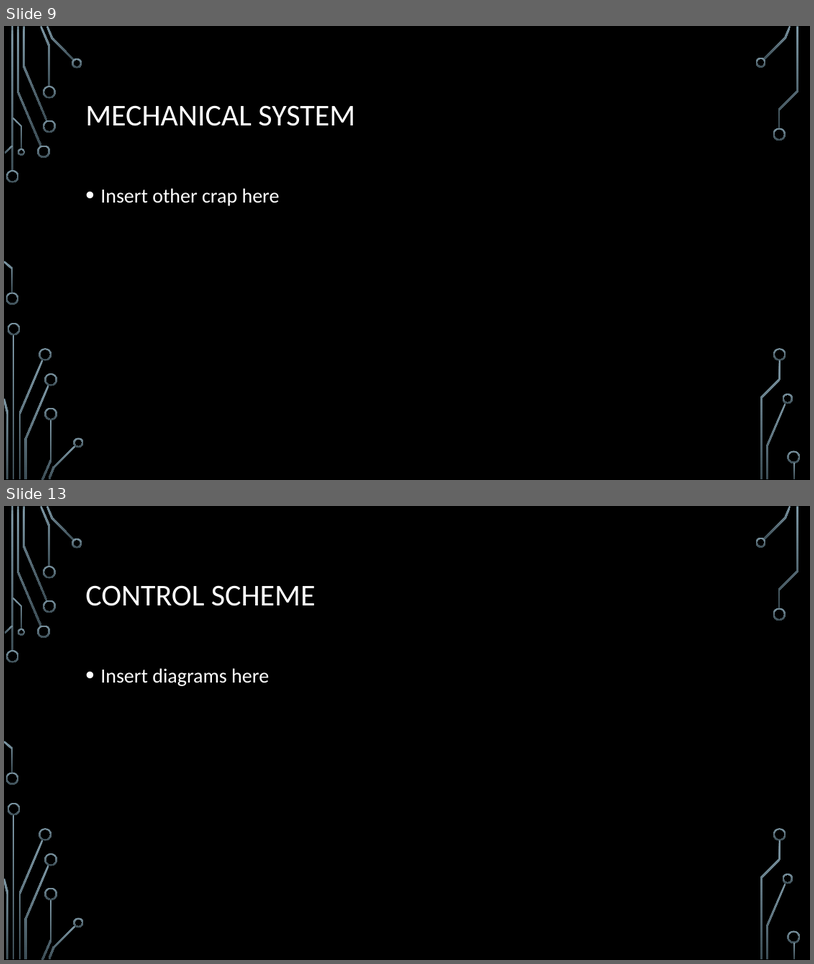
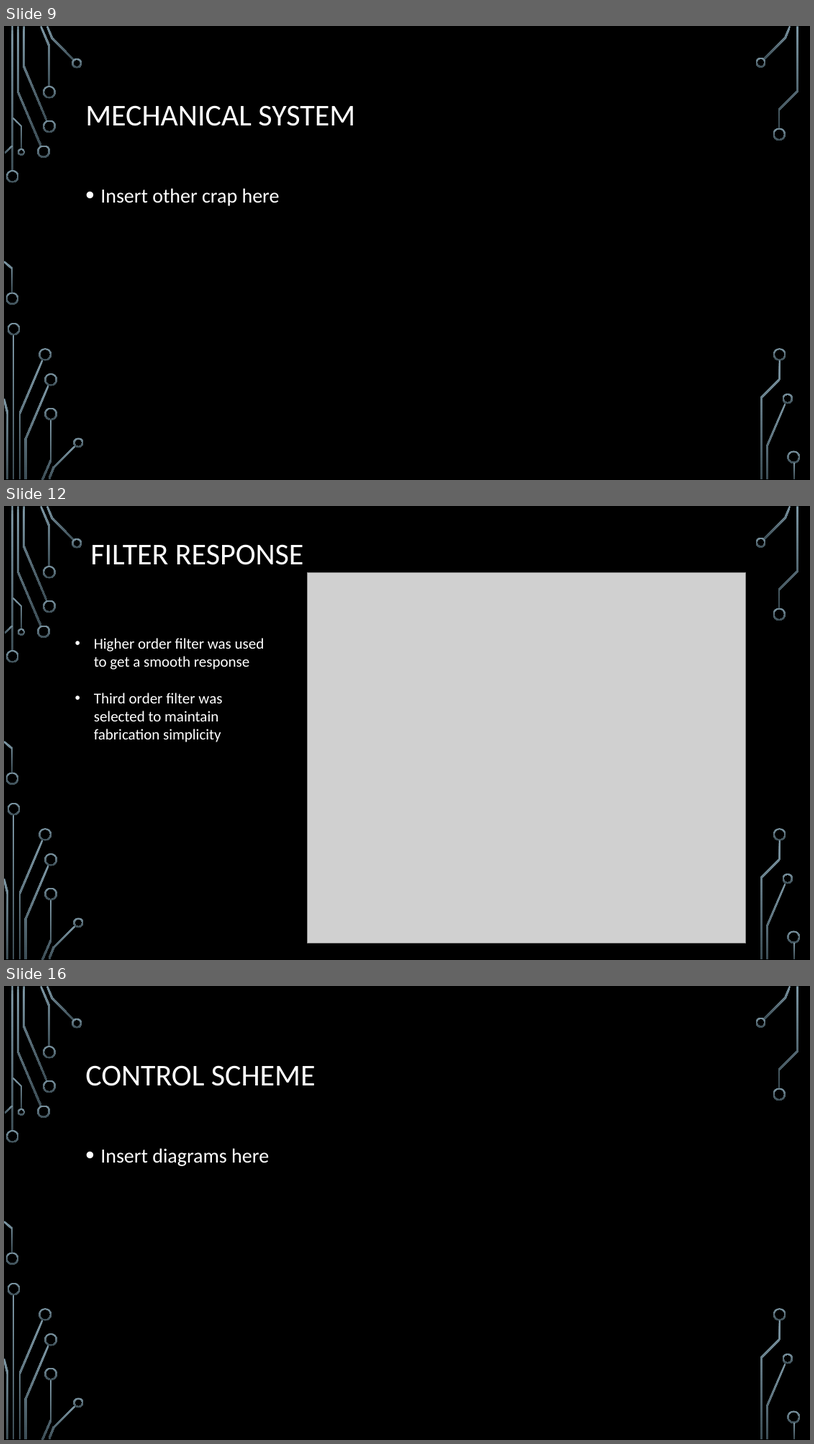
Before and after one commit to Logiant/AgileRoboticControls, a slide deck: Documentation/Presentation/Joy Global Presentation.pptx. Shown one above the other, each under a label of ours: slides 9 and 13 before the commit, slides 9, 12 and 16 after it; the slides between them are not shown. The pictures are 814x964 and 814x1444 pixels, drawn with LibreOffice and Linux fonts; fonts in the diff are those of the drawing; grey boxes stand for pictures; background and template pictures are left out. Boxes give left, top, right and bottom in pixels: in the first picture for what was removed or moved away, otherwise in the second. Text is boxed around its words. In the diff, an @@ line names an element or a change of style, - is before the commit and + after.

```diff
--- a/Documentation/Presentation/Joy Global Presentation.pptx
+++ b/Documentation/Presentation/Joy Global Presentation.pptx
@@ slide 12 added at [4, 506, 810, 960], background picture (left out); not listed: 36 template elements that a slide beside it also shows @@
@@ title added at [90, 544, 304, 565], 36 pt, text #FFFFFF @@
+FILTER RESPONSE
@@ picture added at [308, 572, 746, 943] @@
@@ text added at [94, 638, 265, 742], 18 pt, text #FFFFFF @@
+• Higher order filter was used to get a smooth response
+• Third order filter was selected to maintain fabrication simplicity
@@ what was slide 13 is now slide 16 @@
```
Also in this commit, not shown: 2 slides changed, 3 other slides added, 1 slide removed, 9 other files.
